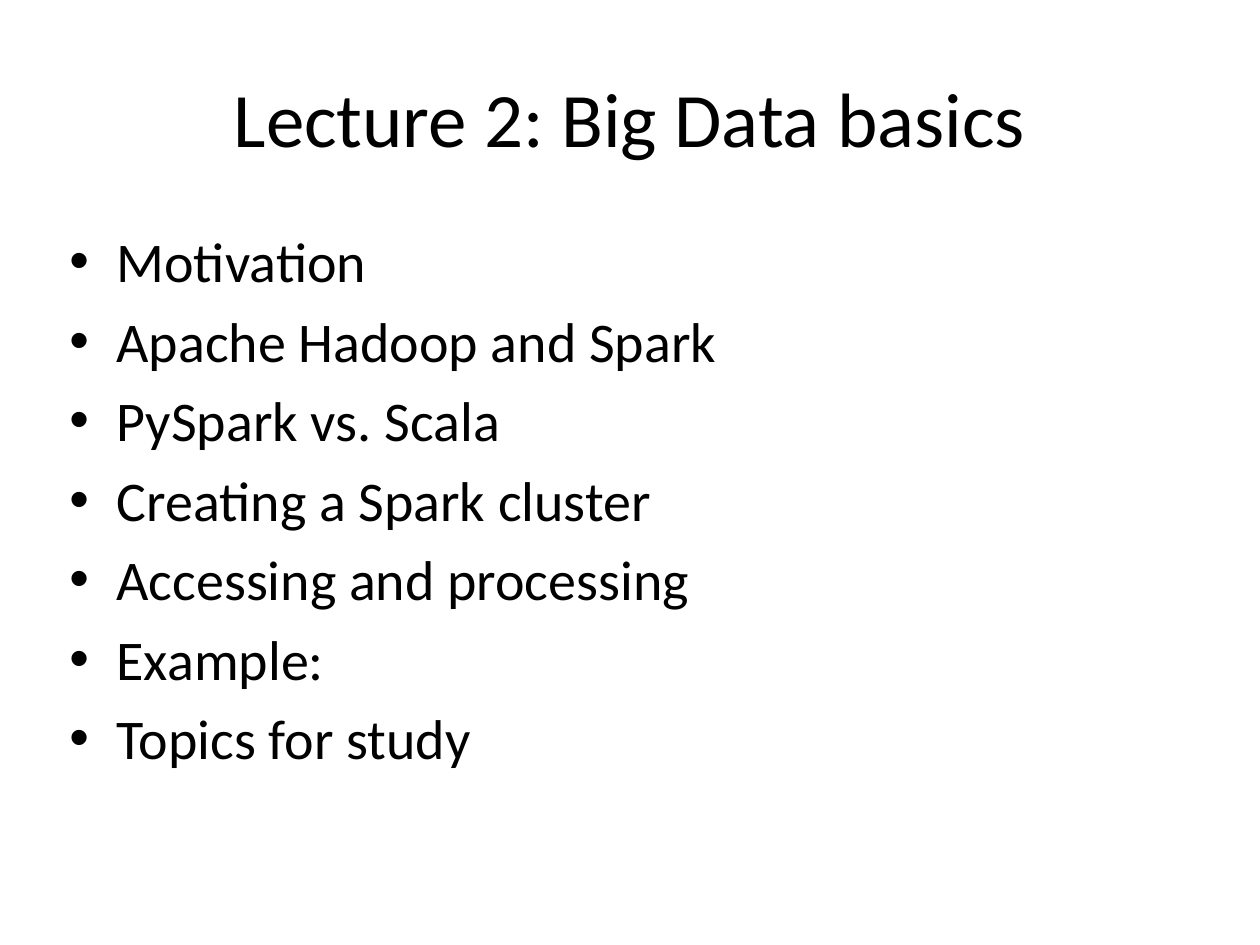
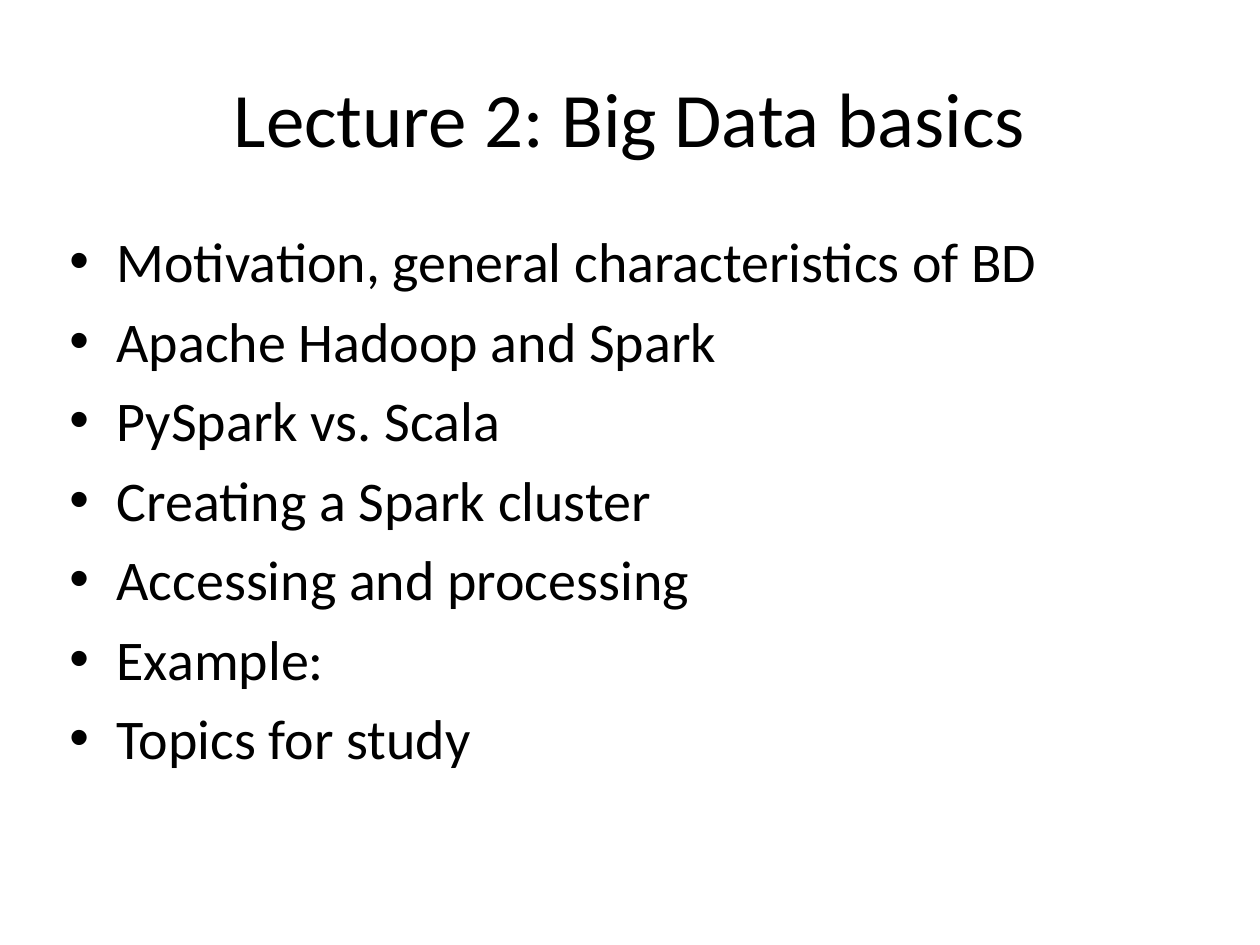
Before and after one commit to kic-markon/ITU_MSc_AM4, a slide deck: slide 5 of powerpoints/ITU Academy Slides AM4-02.pptx (slide 3 before the commit). Drawn at 1260x945 pixels with LibreOffice and Linux fonts; fonts in the diff are those of the drawing; background and template pictures are left out. Boxes give left, top, right and bottom in pixels: in the first picture for what was removed or moved away, otherwise in the second. Text is boxed around its words. In the diff, an @@ line names an element or a change of style, - is before the commit and + after.

```diff
--- a/powerpoints/ITU Academy Slides AM4-02.pptx
+++ b/powerpoints/ITU Academy Slides AM4-02.pptx
@@ text at bbox=[117, 243, 1036, 292]: text changed @@
-• Motivation
+• Motivation, general characteristics of BD
```
Also in this commit, not shown: 8 slides added, 5 other files.
